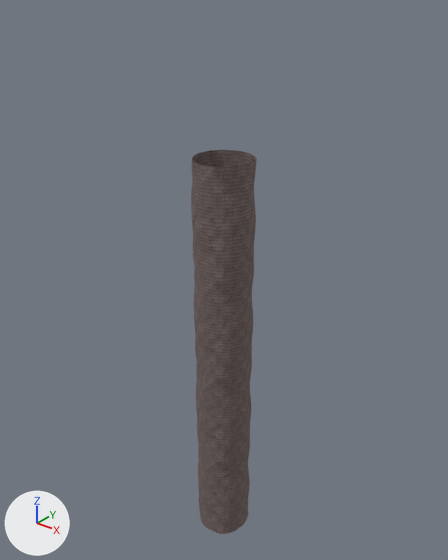
Two versions of the OBJ model Assets/Venues/StoryHell/Models/Set/Circle2Walls.obj, one commit apart.
Camera for both pictures: a camera (50 mm lens) standing at (206.0, -257.0, 217.0) and looking at (-6.0, 8.0, 52.0). Every picture has the same lights, and +X, +Y and +Z are marked at lower left. The older version comes first. Where no turn or scale is listed for an object, it has been applied to the vertices.

In view in the first picture: 'Circle2Walls'.
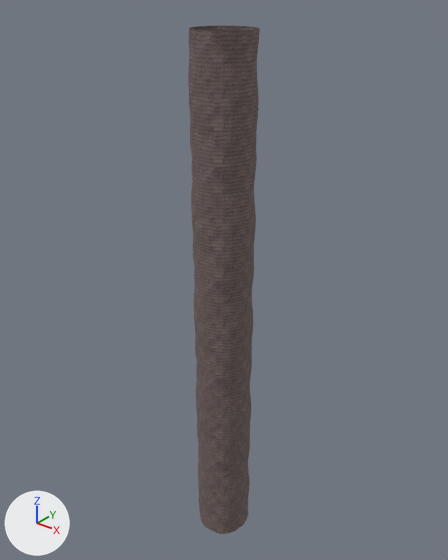
The newer file is also turned or shifted as a whole; pictures and numbers use the older file's frame.

Pixel boxes (x1, y1, x2, y2) of what changed, in the pictures (448 x 560 px):
'Circle2Walls', reshaped (9% wider, 32% taller)
    before: (191, 150, 257, 534)
    after: (188, 26, 260, 534)
part 1 of me_circle2walls, added
    after: (188, 26, 260, 167)

Patch to the scene script:
```diff
--- a/Assets/Venues/StoryHell/Models/Set/Circle2Walls.obj.py
+++ b/Assets/Venues/StoryHell/Models/Set/Circle2Walls.obj.py
@@ me_circle2walls @@
 # used by ob_circle2walls; location = (0.0, 0.0, 0.0)
-me_circle2walls.from_pydata(...)  # 1484 vertices, 2912 faces; spans x -18.0..18.0, y -18.0..18.0, z -130.0..130.0
+me_circle2walls.from_pydata(...)  # 1848 vertices, 3640 faces; spans x -18.0..18.0, y -18.0..18.0, z -130.0..195.0
+# me_circle2walls part 1: 364 vertices added at x -18.0..18.0, y -18.0..18.0, z 135.0..195.0
 me_circle2walls.materials.append(mat_al_rock)
```
